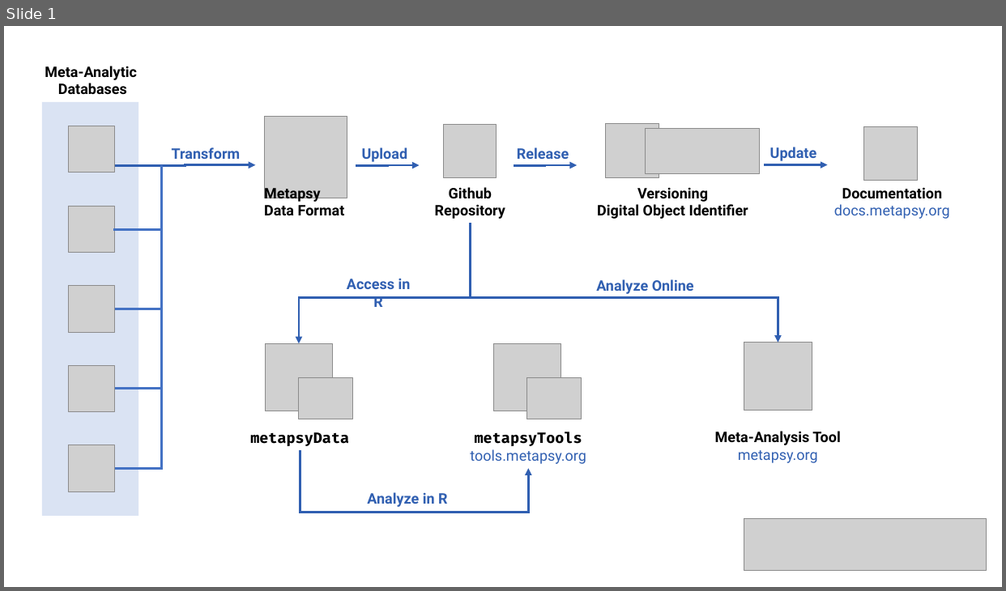
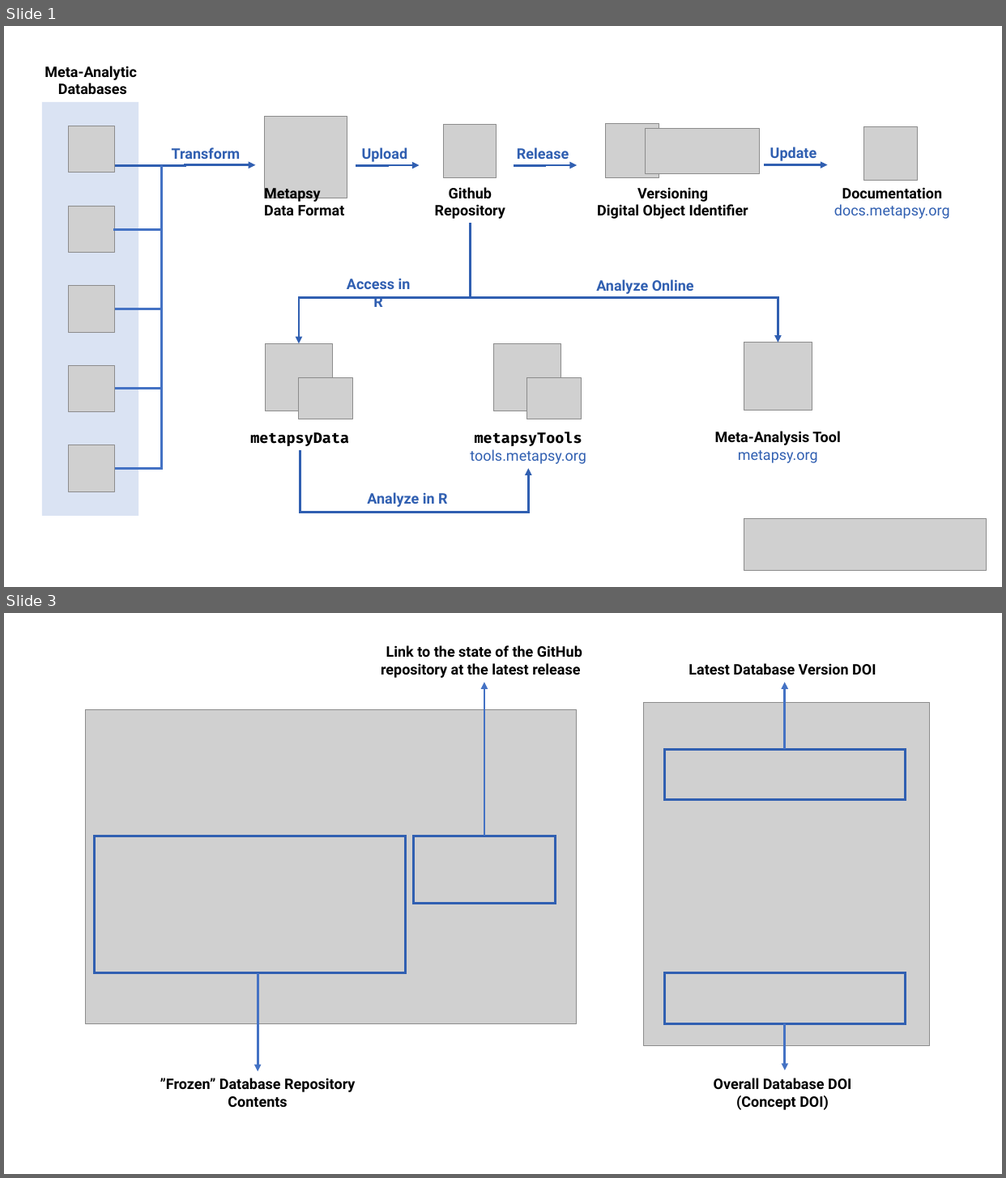
Before and after one commit to metapsy-project/metapsyDocs, a slide deck: static/uploads/metapsy.pptx. Shown one above the other, each under a label of ours: slide 1 before the commit, slides 1 and 3 after it; the slides between them are not shown. The pictures are 1006x591 and 1006x1178 pixels, drawn with LibreOffice and Linux fonts; fonts in the diff are those of the drawing; grey boxes stand for pictures. Boxes give left, top, right and bottom in pixels: in the first picture for what was removed or moved away, otherwise in the second. Text is boxed around its words. In the diff, an @@ line names an element or a change of style, - is before the commit and + after.

Commit message:
Update from Forestry.io mathias.harrer@fau.de created static/uploads/metapsy.pptx

```diff
--- a/static/uploads/metapsy.pptx
+++ b/static/uploads/metapsy.pptx
@@ slide 3 added at (4,613,1002,1174), background #FFFFFF @@
@@ text added at (381,645,582,678), 14 pt, text #000000, bold @@
+Link to the state of the GitHub repository at the latest release
@@ arrow added from (484, 836) to (484, 682), #4472C4 2.25 pt @@
@@ text added at (688,663,876,675), 14 pt, text #000000, bold @@
+Latest Database Version DOI
@@ arrow added from (785, 749) to (785, 682), #4472C4 2.25 pt @@
@@ picture added at (85,709,577,1024) @@
@@ picture added at (643,703,929,1046) @@
@@ rectangle added at (664,749,905,800), outline #305FB1 2.25 pt @@
@@ rectangle added at (95,836,406,973), outline #305FB1 2.25 pt @@
@@ rectangle added at (414,836,556,904), outline #305FB1 2.25 pt @@
@@ arrow added from (258, 973) to (258, 1072), #4472C4 2.25 pt @@
@@ rectangle added at (664,973,905,1024), outline #305FB1 2.25 pt @@
@@ arrow added from (785, 1024) to (785, 1071), #4472C4 2.25 pt @@
@@ text added at (160,1078,355,1107), 14 pt, text #000000, bold @@
+”Frozen” Database Repository Contents
@@ text added at (714,1078,851,1110), 14 pt, text #000000, bold @@
+Overall Database DOI
+(Concept DOI)
```
Also in this commit, not shown: 1 other slide added.
